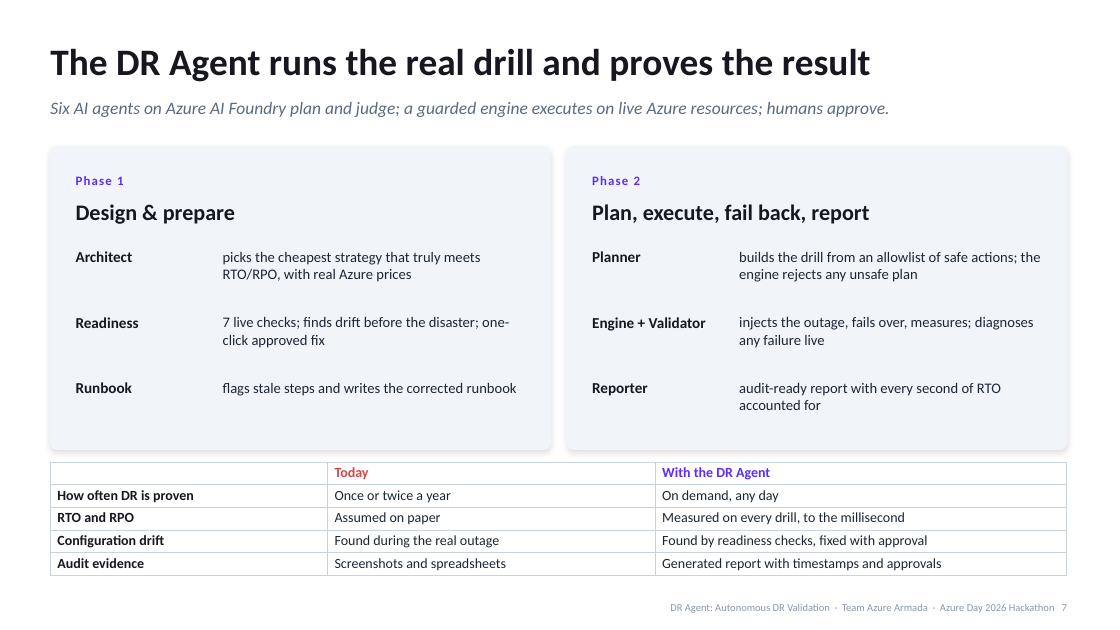
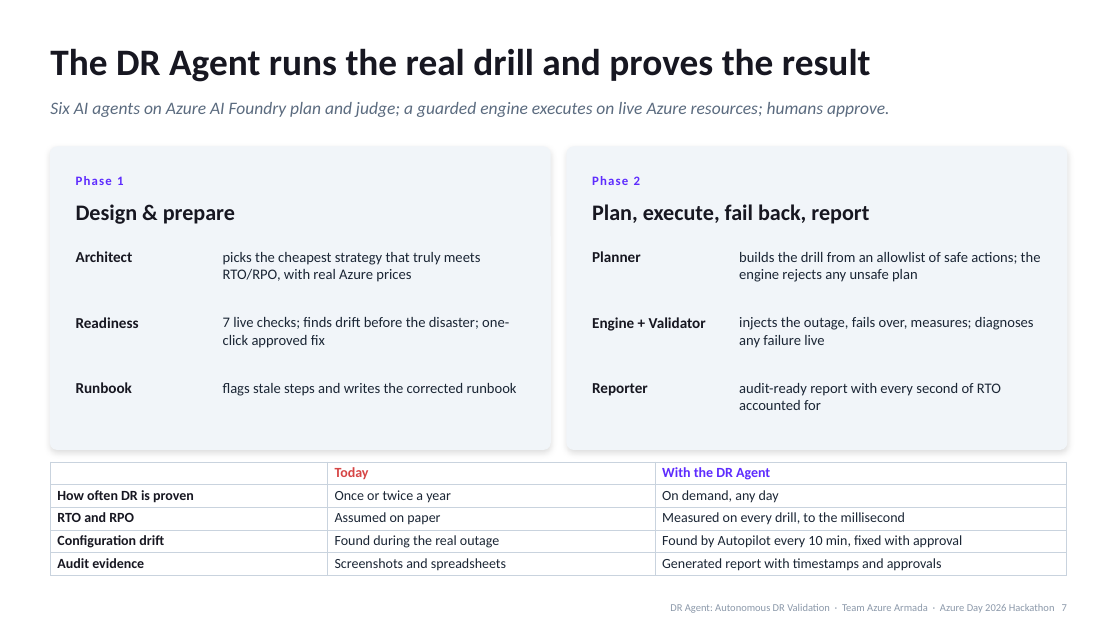
Before and after one commit to kishalr-virtusa/Azure-Armada, a slide deck: slide 7 of docs/deck/DR-Agent-Azure-Day-2026.pptx. Drawn at 1120x630 pixels with LibreOffice and Linux fonts; fonts in the diff are those of the drawing. Boxes give left, top, right and bottom in pixels: in the first picture for what was removed or moved away, otherwise in the second. Text is boxed around its words. In the diff, an @@ line names an element or a change of style, - is before the commit and + after.

```diff
--- a/docs/deck/DR-Agent-Azure-Day-2026.pptx
+++ b/docs/deck/DR-Agent-Azure-Day-2026.pptx
@@ table at [50,462,1067,575] @@
-row 4, column 3: Found by readiness checks, fixed with approval
+row 4, column 3: Found by Autopilot every 10 min, fixed with approval
```
Also in this commit, not shown: 7 other slides changed, 1 slide added, 3 other files.
